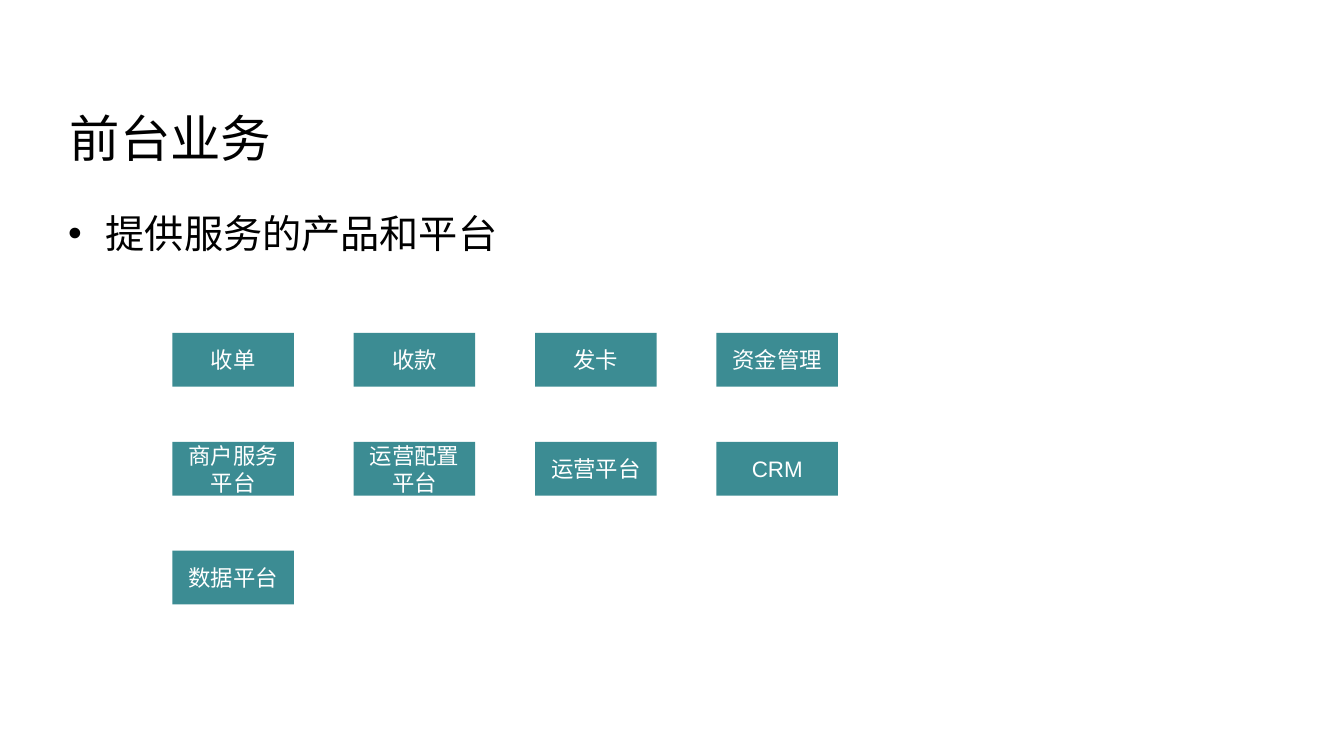
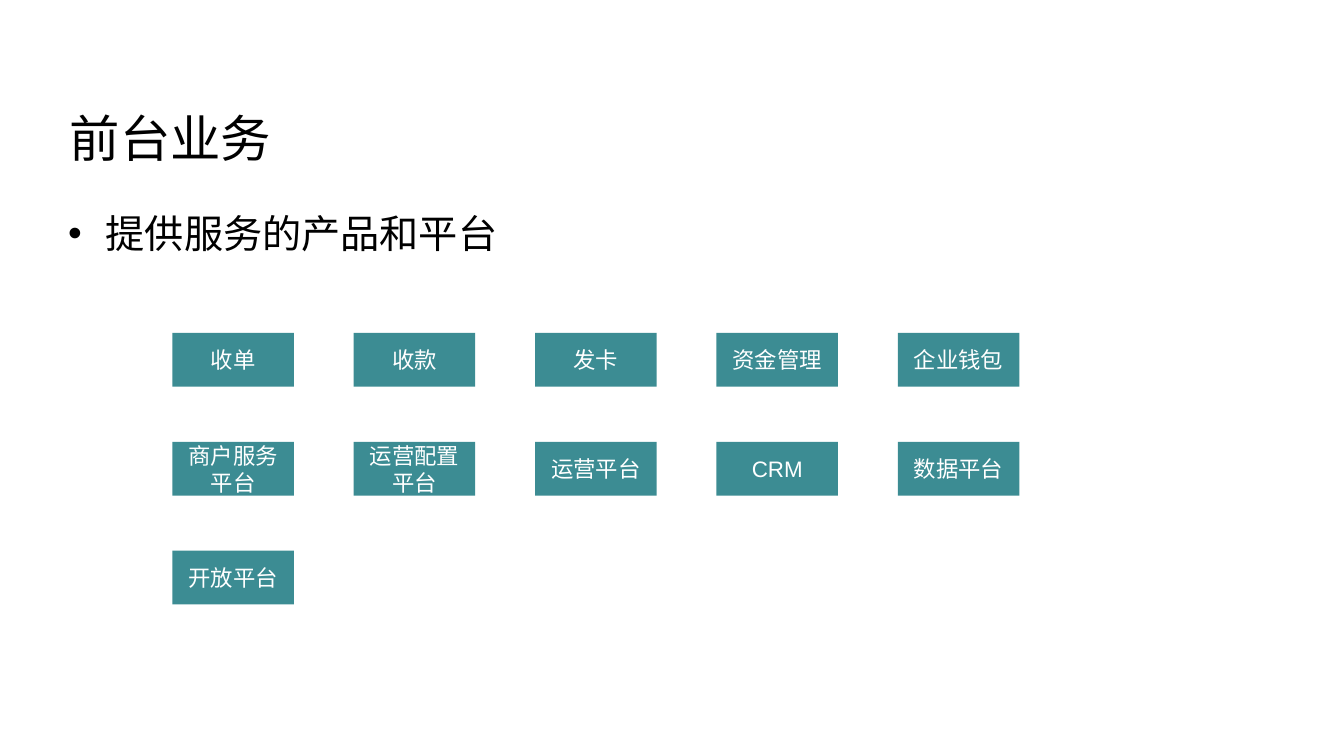
Before and after one commit to Wang-Ray/Wang-Ray.github.io, a slide deck: slide 8 of assets/attachment/关于软件架构 - v2.pptx. Drawn at 1344x756 pixels with LibreOffice and Linux fonts; fonts in the diff are those of the drawing; background and template pictures are left out. Boxes give left, top, right and bottom in pixels: in the first picture for what was removed or moved away, otherwise in the second. Text is boxed around its words. In the diff, an @@ line names an element or a change of style, - is before the commit and + after.

```diff
--- a/assets/attachment/关于软件架构 - v2.pptx
+++ b/assets/attachment/关于软件架构 - v2.pptx
@@ rectangle added at (x1=898, y1=333, x2=1020, y2=386), fill #3C8C93, 16 pt, text #FFFFFF @@
+企业钱包
@@ rectangle "数据平台" moved from (x1=172, y1=551, x2=294, y2=604) to (x1=898, y1=442, x2=1020, y2=495) @@
@@ rectangle added at (x1=172, y1=551, x2=294, y2=604), fill #3C8C93, 16 pt, text #FFFFFF @@
+开放平台
```
Also in this commit, not shown: 1 other slide changed, 1 other file.
